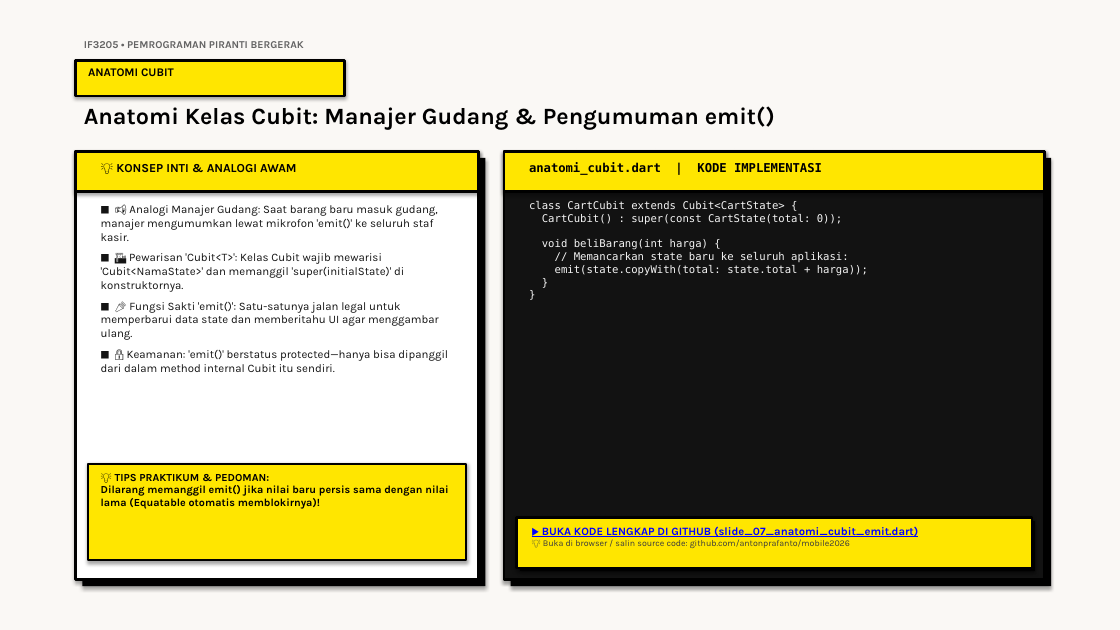
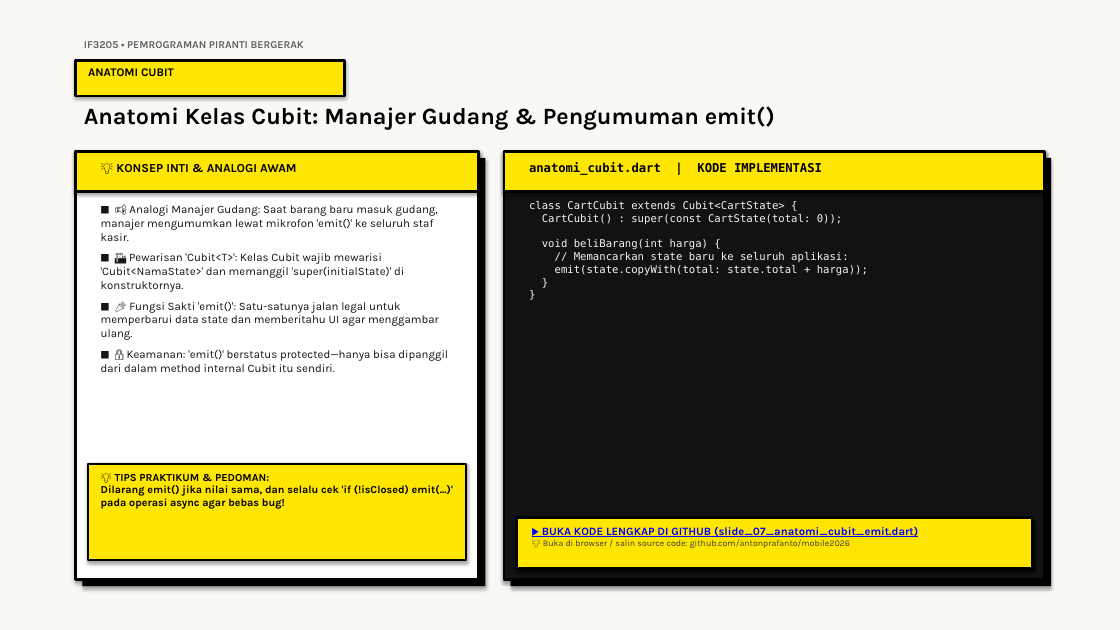
Before and after one commit to antonprafanto/mobile2026, a slide deck: slide 7 of 03_slide_presentasi/PERTEMUAN_06_State_Management_Cubit_dan_BLoC.pptx. Drawn at 1120x630 pixels with LibreOffice and Linux fonts; fonts in the diff are those of the drawing. Boxes give left, top, right and bottom in pixels: in the first picture for what was removed or moved away, otherwise in the second. Text is boxed around its words. In the diff, an @@ line names an element or a change of style, - is before the commit and + after.

```diff
--- a/03_slide_presentasi/PERTEMUAN_06_State_Management_Cubit_dan_BLoC.pptx
+++ b/03_slide_presentasi/PERTEMUAN_06_State_Management_Cubit_dan_BLoC.pptx
@@ text at (x1=101, y1=474, x2=453, y2=509): text changed @@
-💡 TIPS PRAKTIKUM & PEDOMAN:
-Dilarang memanggil emit() jika nilai baru persis sama dengan nilai lama (Equatable otomatis memblokirnya)!
+💡 TIPS PRAKTIKUM & PEDOMAN:
+Dilarang emit() jika nilai sama, dan selalu cek 'if (!isClosed) emit(...)' pada operasi async agar bebas bug!
```
Also in this commit, not shown: 1 other slide changed, 3 other files.
